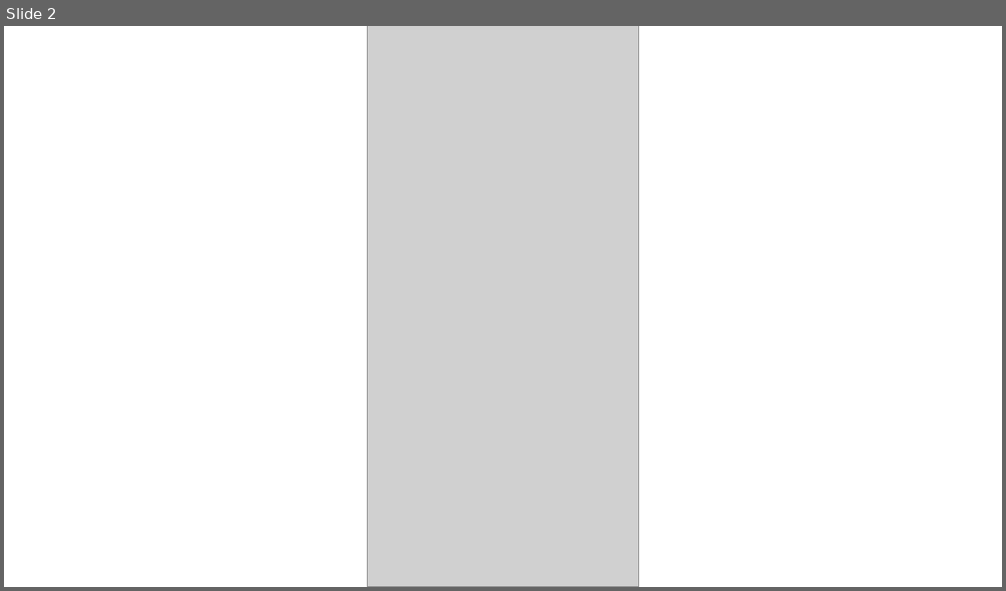
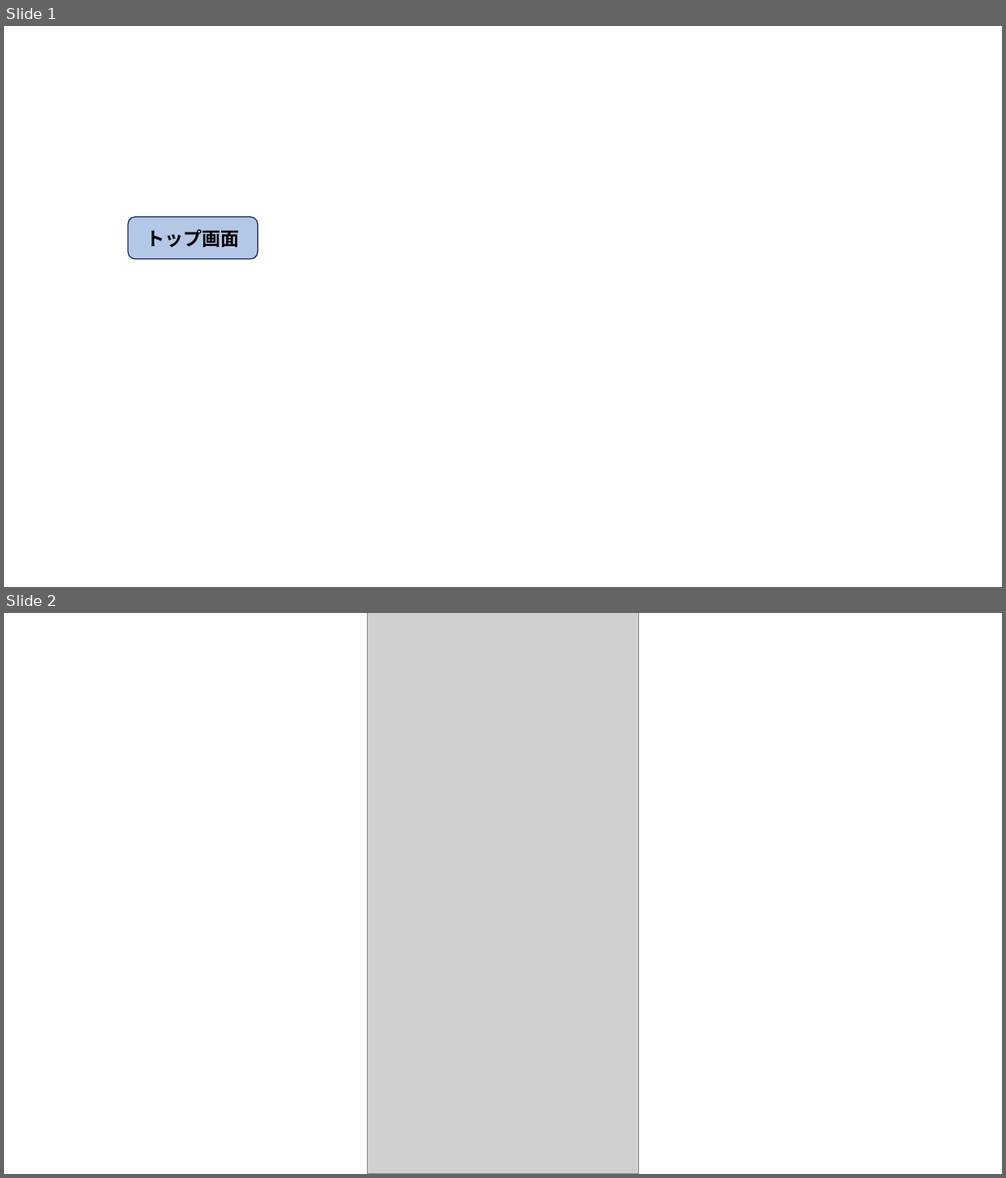
Before and after one commit to nishida2073/project_management, a slide deck: tool/smstokintone/docs/プレゼンテーション1.pptx. Shown one above the other, each under a label of ours: slide 2 before the commit, slides 1 and 2 after it. The pictures are 1006x591 and 1006x1178 pixels, drawn with LibreOffice and Linux fonts; fonts in the diff are those of the drawing; grey boxes stand for pictures. Boxes give left, top, right and bottom in pixels: in the first picture for what was removed or moved away, otherwise in the second. Text is boxed around its words. In the diff, an @@ line names an element or a change of style, - is before the commit and + after.

```diff
--- a/tool/smstokintone/docs/プレゼンテーション1.pptx
+++ b/tool/smstokintone/docs/プレゼンテーション1.pptx
@@ slide 1 added at [4, 26, 1002, 587], background #FFFFFF @@
@@ rounded rectangle added at [128, 217, 258, 258], fill #B4C7E7, outline #1E3256 1 pt, 18 pt, text #000000, bold @@
+トップ画面
```
Also in this commit, not shown: 5 other slides added, 5 slides removed, 12 other files.
